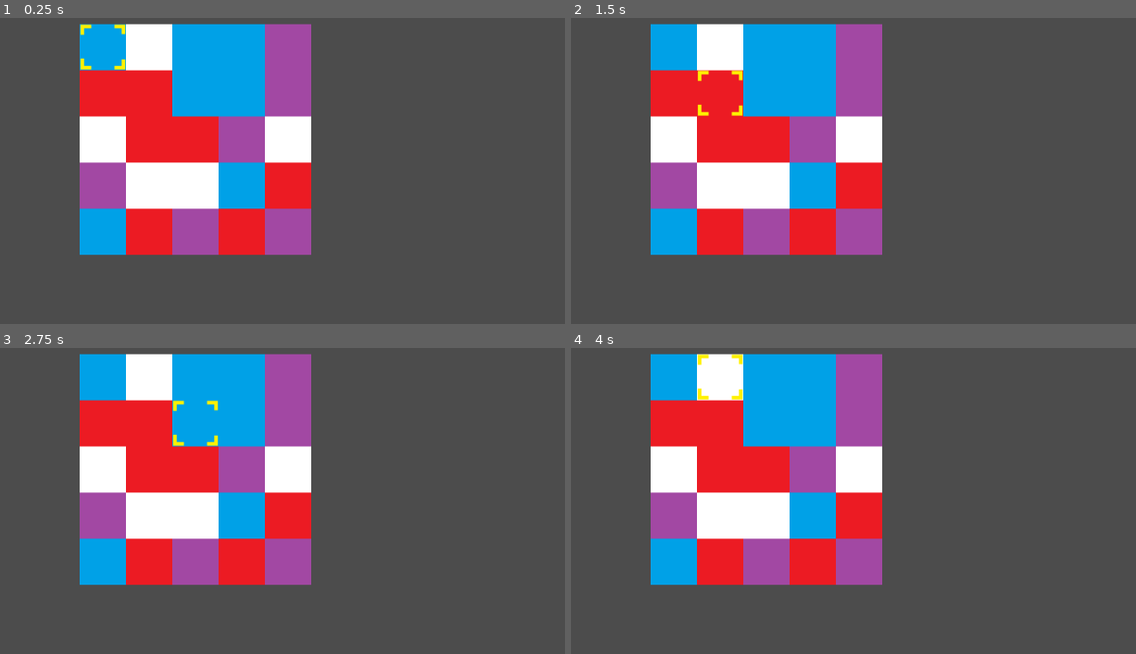
Above: before the commit, frames 1-4 (two rows, left to right).
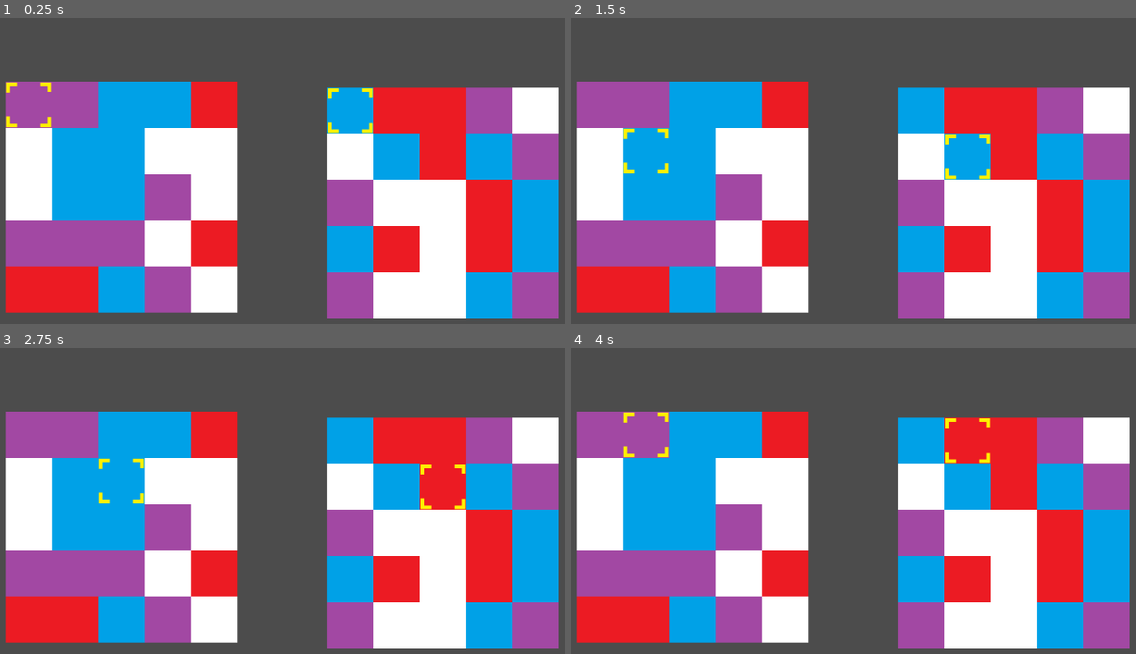
Above: after the commit, the same moments.

Repository: NolanWhitecotton/TilsVersus
Game: Godot game, scene res://scenes/game.tscn
The game is run twice, just before and just after one commit, with the same random seed, the same clock (stepped at 60 frames per second) and the same inputs. Before the commit the project starts from res://scenes/board.tscn.
Inputs:
- Up to frame 1 (0.25 s): no input
- Up to frame 2 (1.5 s): tap Enter at 0.5 s; hold D (cursor_right) 0.53-1.28 s; tap Shift (select_move) at 0.6, 1.35 s; tap Space at 1.25 s; hold S (cursor_down) from 1.28 s (still down)
- Up to frame 3 (2.75 s): tap Enter at 2 s; release S (cursor_down) at 2.03 s; hold D (cursor_right) from 2.03 s (still down); tap Shift (select_move) at 2.1 s
- Up to frame 4 (4 s): tap Space at 2.75 s; release D (cursor_right) at 2.78 s; hold W (cursor_up) 2.78-3.53 s; tap Shift (select_move) at 2.85, 3.6 s; tap Enter at 3.5 s; hold A (cursor_left) from 3.53 s (still down)

The runs differ from the first frame. In frame 1, 75% of the frame differs, in the area x 0-99%, y 1-99%; in frame 2, 75%; in frame 3, 75%; in frame 4, 75%.

Commit message:
Added the game script to transfer data between the boards

Diff:
--- a/YoshisCookie/project.godot
+++ b/YoshisCookie/project.godot
@@ -16,7 +16,7 @@
 [application]
 
 config/name="YoshisCookie"
-run/main_scene="res://scenes/board.tscn"
+run/main_scene="res://scenes/game.tscn"
 config/icon="res://icon.png"
 
 [input]
--- a/YoshisCookie/scenes/board.tscn
+++ b/YoshisCookie/scenes/board.tscn
@@ -3,16 +3,13 @@
 [ext_resource path="res://scripts/board.gd" type="Script" id=1]
 [ext_resource path="res://sprites/cursor.png" type="Texture" id=2]
 
-[node name="game" type="Node"]
-
-[node name="board" type="Node2D" parent="."]
-position = Vector2( 320.095, 178.771 )
+[node name="board" type="Node2D"]
 script = ExtResource( 1 )
 
-[node name="cookies" type="Node2D" parent="board"]
+[node name="cookies" type="Node2D" parent="."]
 
-[node name="cursor" type="Node2D" parent="board"]
+[node name="cursor" type="Node2D" parent="."]
 
-[node name="cursor_sprite" type="Sprite" parent="board/cursor"]
+[node name="cursor_sprite" type="Sprite" parent="cursor"]
 z_index = 1
 texture = ExtResource( 2 )
--- /dev/null
+++ b/YoshisCookie/scenes/game.gd
@@ -0,0 +1,24 @@
+extends Node
+
+var board1 = find_node("board1")
+var board2 = find_node("board2")
+
+
+# Called when the node enters the scene tree for the first time.
+func _ready():
+	board1 = find_node("board1")
+	board2 = find_node("board2")
+	pass # Replace with function body.
+
+
+# Called every frame. 'delta' is the elapsed time since the previous frame.
+func _process(delta):
+	print(board1)
+	pass
+
+
+func affectOther(var id):
+	if id==board1.get_instance_id():
+		board2.test_particles()
+	else:
+		board1.test_particles()
--- /dev/null
+++ b/YoshisCookie/scenes/game.tscn
@@ -0,0 +1,13 @@
+[gd_scene load_steps=3 format=2]
+
+[ext_resource path="res://scenes/board.tscn" type="PackedScene" id=1]
+[ext_resource path="res://scenes/game.gd" type="Script" id=2]
+
+[node name="game" type="Node"]
+script = ExtResource( 2 )
+
+[node name="board1" parent="." instance=ExtResource( 1 )]
+position = Vector2( 217.579, 258.959 )
+
+[node name="board2" parent="." instance=ExtResource( 1 )]
+position = Vector2( 662.081, 266.968 )
--- a/YoshisCookie/scripts/board.gd
+++ b/YoshisCookie/scripts/board.gd
@@ -190,7 +190,8 @@
 		cursor_sprite.texture = cursor_texture
 
 
-func doSpecialMatch():
+func do_special_match():
+	get_parent().affectOther(get_instance_id())
 	print("Special match!")
 
 
@@ -207,7 +208,7 @@
 	# replace the completed cookies
 	var special_pos = randi() % (BOARD_SIZE-1)
 	if completed_color==cookie_colors[4]:
-		doSpecialMatch()
+		do_special_match()
 		special_pos = -1
 
 	for cur in range(BOARD_SIZE):
@@ -252,6 +253,19 @@
 
 
 
+func test_particles():
+	for r in range(BOARD_SIZE):
+		for c in range(BOARD_SIZE):
+			var current_cookie = cookie_grid[r][c]
+			# TODO cookie positions aren't tracked properly, only the sprite is at
+			# the apparent position, the node2d is at (0,0), this should be changed
+			# for now, this particle thing is a hack to get it working
+			current_cookie.find_node("MatchParticles").position.x=current_cookie.find_node("cookie").position.x;
+			current_cookie.find_node("MatchParticles").position.y=current_cookie.find_node("cookie").position.y;
+			current_cookie.find_node("MatchParticles").emitting = true;
+
+
+
 # Called every frame. 'delta' is the elapsed time since the previous frame.
 func _process(_delta):
 	handle_cursor_movement()
